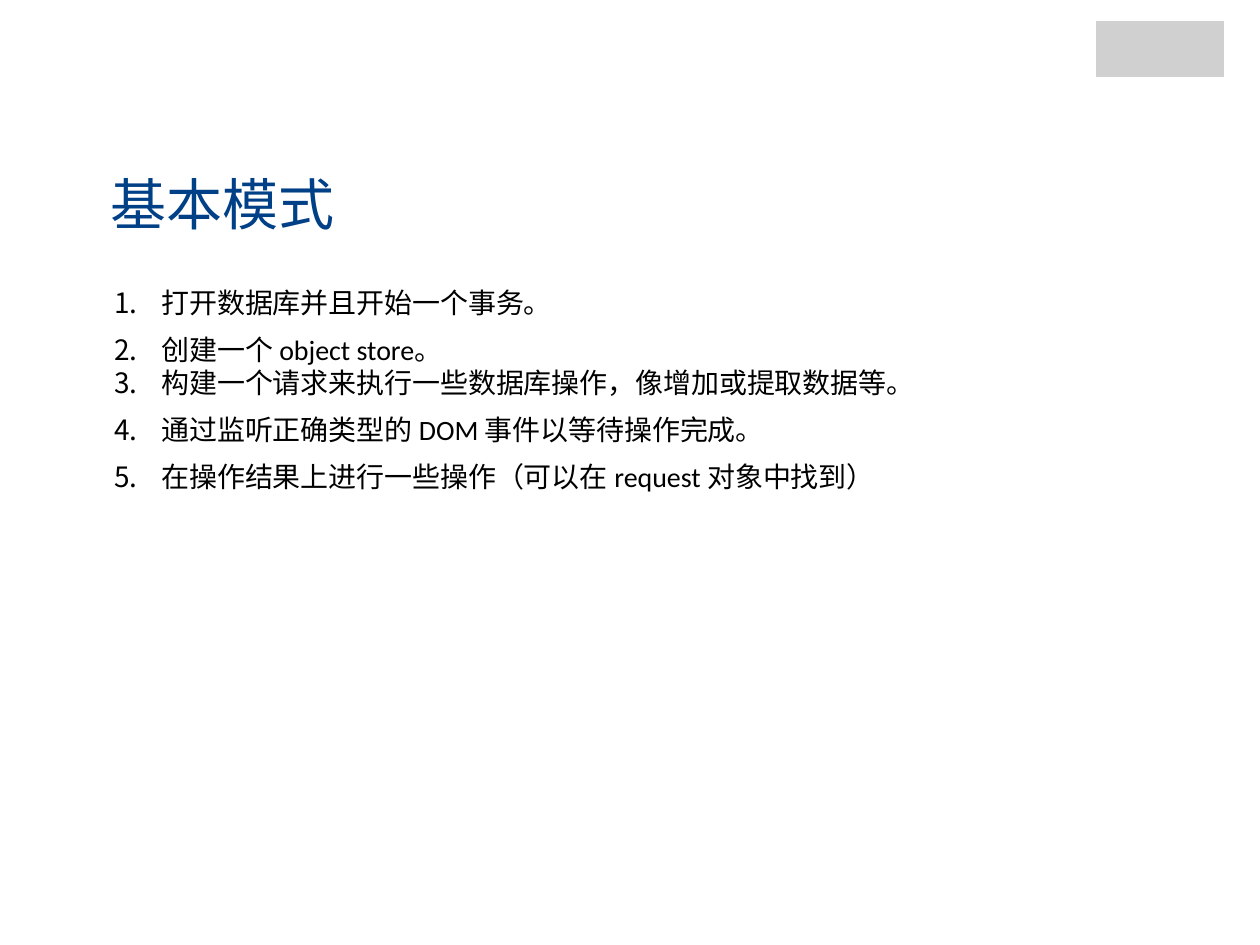
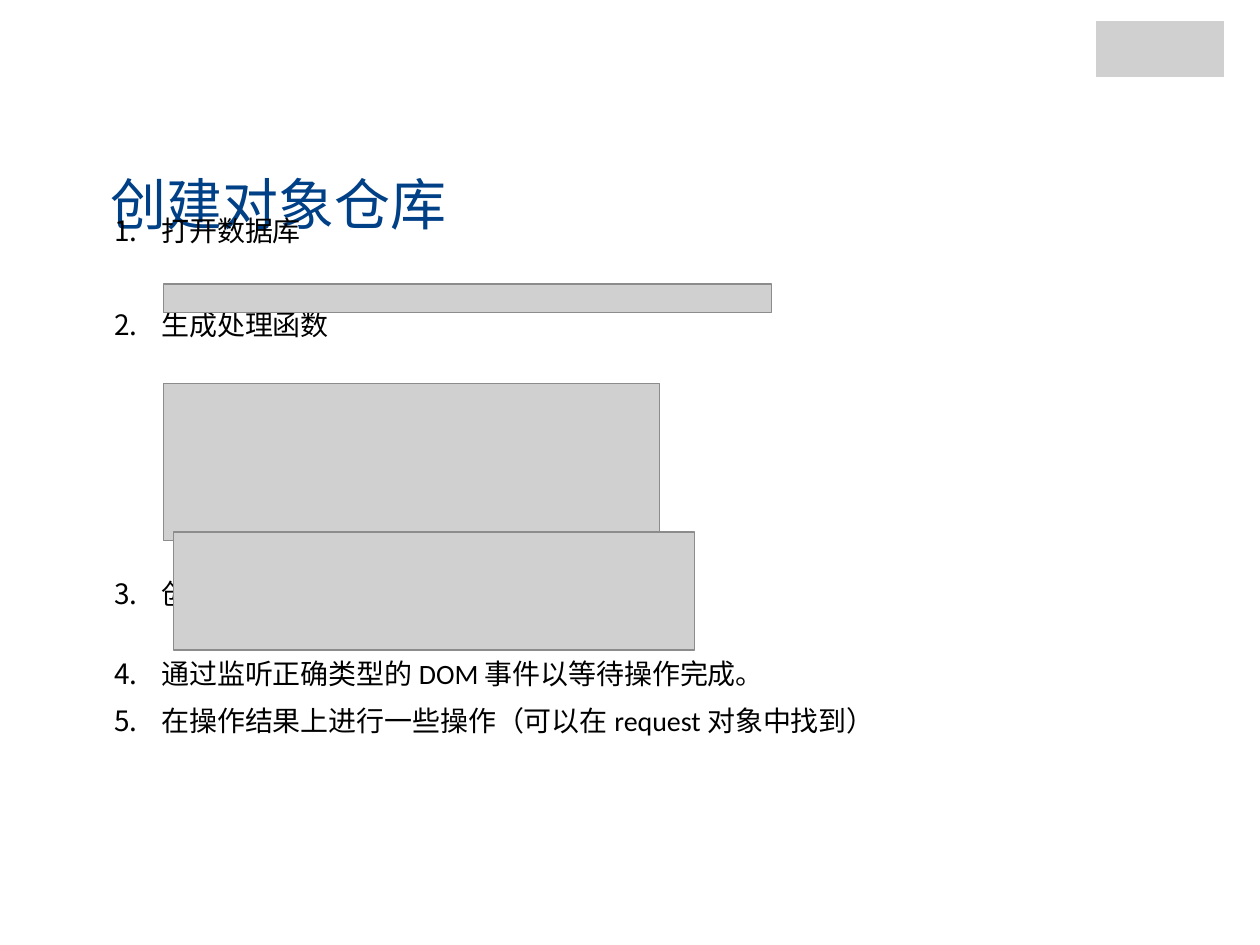
Before and after one commit to jianganglu/share-web-storage, a slide deck: slide 8 of Web存储.pptx (slide 5 before the commit). Drawn at 1260x945 pixels with LibreOffice and Linux fonts; fonts in the diff are those of the drawing; grey boxes stand for pictures; background and template pictures are left out. Boxes give left, top, right and bottom in pixels: in the first picture for what was removed or moved away, otherwise in the second. Text is boxed around its words. In the diff, an @@ line names an element or a change of style, - is before the commit and + after.

```diff
--- a/Web存储.pptx
+++ b/Web存储.pptx
@@ text at (111, 177, 447, 240): text changed @@
-基本模式
+创建对象仓库
@@ text "打开数据库": place and size @@
-text "打开数据库" at (161, 289, 914, 492)
+text "打开数据库" at (161, 213, 874, 736)
@@ text at (161, 213, 468, 612): text changed @@
-1. 打开数据库并且开始一个事务。
-2. 创建一个 object store。
-3. 构建一个请求来执行一些数据库操作，像增加或提取数据等。
+1. 打开数据库
+2. 生成处理函数
+3. 创建和更新数据库版本号
@@ picture added at (164, 284, 771, 312) @@
@@ picture added at (164, 383, 660, 541) @@
@@ picture added at (174, 532, 696, 650) @@
```
Also in this commit, not shown: 1 slide added, 5 other files.
